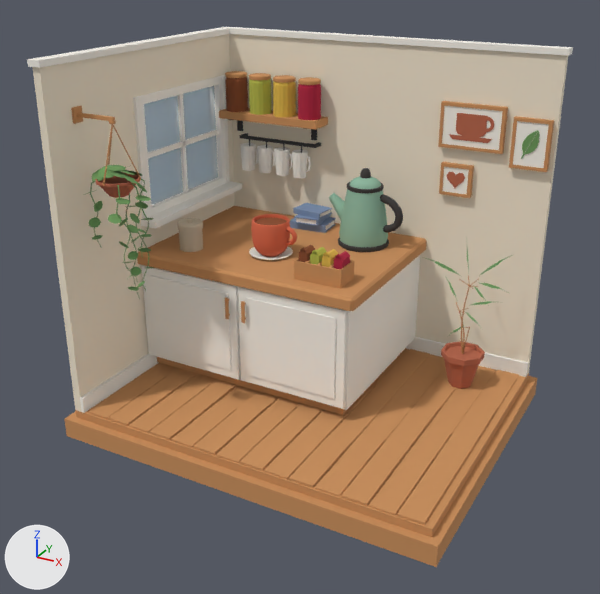
A saved change to the glTF model public/models/nook.glb.
Camera for both pictures: a camera (50 mm lens) standing at (1.004, -1.745, 0.738) and looking at (0.134, -0.164, -0.053). Every picture has the same lights, and +X, +Y and +Z are marked at lower left. The first picture is the older version. Where no turn or scale is listed for an object, it has been applied to the vertices. Vertices at exactly the same position are counted once.

In view in the first picture: 'Kettle', 'Mug', 'Room', 'Window_Glass' and 5 more.
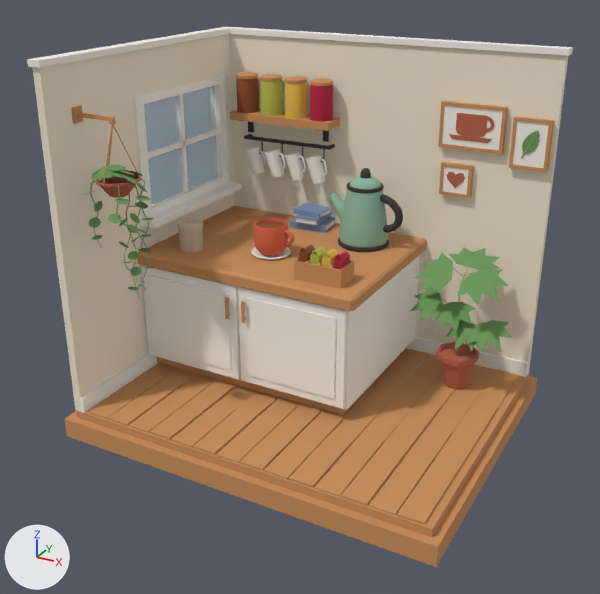
The change, as a list of edits to the scene's bpy script:
```text
Change me_room:
    used by ob_room; location = (0.0, 0.0, 0.0)
    remove me_room.from_pydata(...)  # 2991 vertices, 4780 faces; spans x -0.34..0.62, y -0.495..0.265, z -0.4..0.5
    add me_room.from_pydata(...)  # 3080 vertices, 4958 faces; spans x -0.34..0.62, y -0.495..0.265, z -0.4..0.5
    me_room part 1: the loose piece of 20 vertices spanning x 0.437..0.461, y 0.099..0.113, z -0.247..-0.132 is multiplied about its middle by the matrix ((1.168, -0.01, -0.073), (0.01, 1.17, 0.002), (0.073, -0.003, 1.168)), then moved by (-0.016, -0.009, 0.008)
    me_room part 2: the loose piece of 8 vertices spanning x -0.295..0.005, y 0.155..0.226, z 0.27..0.29 is moved by (0.035, 0.0, 0.0)
    me_room part 3: the loose piece of 99 vertices spanning x -0.287..-0.228, y 0.16..0.22, z 0.29..0.39 is moved by (0.035, 0.0, 0.0)
    me_room part 4: the loose piece of 99 vertices spanning x -0.213..-0.153, y 0.16..0.22, z 0.29..0.39 is moved by (0.035, 0.0, 0.0)
    me_room part 5: the loose piece of 99 vertices spanning x -0.138..-0.078, y 0.16..0.22, z 0.29..0.39 is moved by (0.035, 0.0, 0.0)
    me_room part 6: the loose piece of 99 vertices spanning x -0.062..-0.002, y 0.16..0.22, z 0.29..0.39 is moved by (0.035, 0.0, 0.0)
    me_room part 7: the loose piece of 50 vertices spanning x -0.252..-0.209, y 0.176..0.22, z 0.125..0.195 is turned -16 degrees about the y axis through its middle, then moved by (0.027, -0.007, -0.006)
    me_room part 8: the loose piece of 50 vertices spanning x -0.142..-0.099, y 0.176..0.22, z 0.125..0.195 is turned -16 degrees about the y axis through its middle, then moved by (-0.019, -0.007, -0.006)
    me_room part 9: the loose piece of 50 vertices spanning x -0.087..-0.044, y 0.176..0.22, z 0.125..0.195 is turned -16 degrees about the y axis through its middle, then moved by (-0.01, -0.007, -0.006)
    me_room part 10: the loose piece of 50 vertices spanning x -0.197..-0.154, y 0.176..0.22, z 0.125..0.195 is turned -16 degrees about the y axis through its middle, then moved by (0.164, -0.007, -0.006)
    me_room part 11: the loose piece of 50 vertices spanning x 0.41..0.51, y 0.05..0.15, z -0.327..-0.234 is moved by (-0.01, -0.01, 0.0)
    me_room part 12: the loose piece of 14 vertices spanning x -0.277..-0.262, y 0.175..0.226, z 0.231..0.27 is moved by (0.035, 0.0, 0.0)
    me_room part 13: the loose piece of 14 vertices spanning x -0.043..-0.027, y 0.175..0.226, z 0.231..0.27 is moved by (0.035, 0.0, 0.0)
    me_room part 14: a new loose piece, a box spanning x -0.2405..0.0255, y 0.194..0.202, z 0.211..0.219, in mat_mat_iron (dark grey #3a3a3a)
    me_room part 15: 16 loose pieces with 194 vertices, spanning x -0.226..0.549, y -0.025..0.2, z -0.246..0.215, are deleted
    me_room part 16: 160 vertices removed from x -0.055..0.055, y -0.125..-0.015, z 0.0..0.008; 160 vertices added at x -0.049..0.049, y -0.12..-0.021, z 0.0..0.008
    me_room part 17: 60 vertices removed from x 0.346..0.578, y 0.035..0.186, z -0.247..0.042; 159 vertices added at x 0.318..0.583, y 0.001..0.205, z -0.247..0.012
    me_room part 18: 8 vertices removed from x -0.255..-0.015, y 0.194..0.202, z 0.211..0.219; 184 vertices added at x -0.192..0.022, y 0.184..0.199, z 0.139..0.215
    other edits to the shape of me_room do not show in these pictures
```

Location of each change, [x1, y1, x2, y2] in pixels of the pictures (600 x 594 px; the box of a moved part takes in the faces that stretch with it):
part 1 of me_room, moved or reshaped (not visible afterwards)
    before: [459, 311, 465, 349]
part 2 of me_room, moved or reshaped
    before: [219, 108, 328, 130]
    after: [229, 109, 340, 131]
part 3 of me_room, moved or reshaped
    before: [225, 71, 248, 112]
    after: [236, 72, 259, 113]
part 4 of me_room, moved or reshaped
    before: [249, 73, 272, 115]
    after: [260, 74, 283, 116]
part 5 of me_room, moved or reshaped
    before: [273, 75, 296, 117]
    after: [285, 76, 307, 119]
part 6 of me_room, moved or reshaped
    before: [298, 77, 321, 120]
    after: [310, 78, 333, 122]
part 7 of me_room, moved or reshaped
    before: [240, 143, 256, 171]
    after: [245, 146, 264, 175]
part 8 of me_room, moved or reshaped
    before: [274, 147, 290, 176]
    after: [265, 149, 284, 178]
part 9 of me_room, moved or reshaped
    before: [292, 150, 308, 178]
    after: [285, 152, 305, 181]
part 10 of me_room, moved or reshaped
    before: [257, 145, 273, 173]
    after: [306, 155, 326, 184]
part 11 of me_room, moved or reshaped
    before: [441, 341, 485, 389]
    after: [436, 342, 480, 389]
part 12 of me_room, moved or reshaped
    before: [228, 119, 243, 129]
    after: [248, 122, 254, 130]
part 13 of me_room, moved or reshaped
    before: [303, 128, 317, 138]
    after: [323, 130, 329, 140]
part 14 of me_room, added
    after: [244, 135, 331, 150]
part 15 of me_room, deleted
    before: [249, 139, 492, 354]
part 16 of me_room, moved or reshaped
    before: [249, 247, 293, 260]
    after: [251, 247, 291, 260]
part 17 of me_room, built on
    before: [423, 238, 512, 354]
    after: [410, 248, 512, 355]
part 18 of me_room, reshaped
    before: [240, 135, 317, 148]
    after: [259, 141, 327, 176]
